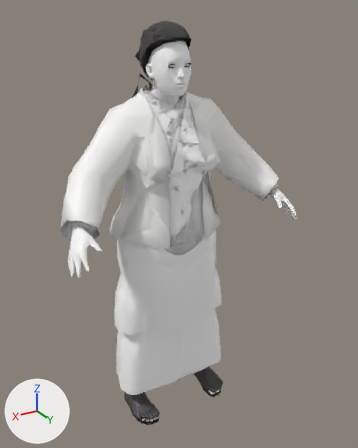
One commit to the glTF model assets/humans/f_heavy.glb: the scene before it, then after it.
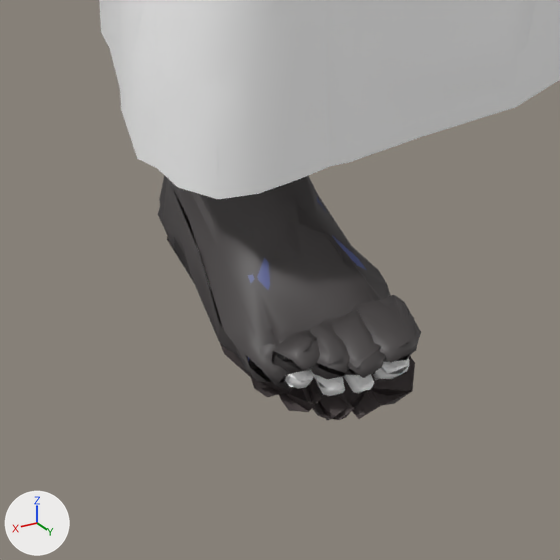
The first picture shows the older version from a 50 mm lens placed at (0.872, 1.58, 1.557), pointed at (-0.034, 0.069, 0.801). The close-ups show the older and then the newer version on the part from 29% to 50% of the width and 82% to 99% of the height of that picture. Only the edits that show in the close-ups are written down. Arrows for +X, +Y and +Z are at lower left; the lights stay in place. Vertices at exactly the same position are counted once.

Names of what the first close-up shows: 'L1_chappal_sole', 'L1_lungi', 'L1_saree', 'L1_shoes', 'L1_skin_feet', 'L2_chappal_sole', 'L2_lungi', 'L2_saree', 'L2_shoes' and 2 more.
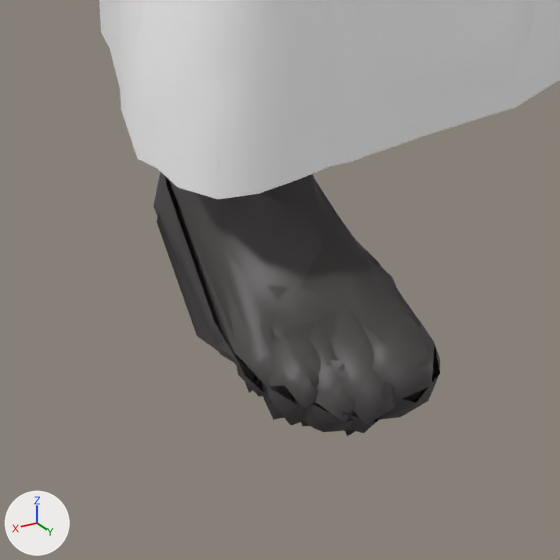
Location of each change, [x1, y1, x2, y2] in pixels of the close-ups (560 x 560 px):
'L1_shoes', reshaped (10% wider, 22% taller): before [159, 175, 421, 389]; after [153, 172, 440, 433]
'L2_shoes', reshaped (8% wider, 23% taller): before [158, 182, 414, 393]; after [157, 177, 434, 436]
'L1_chappal_sole', unchanged, covered by the edit: before [167, 236, 415, 420]
'L1_skin_feet', unchanged, covered by the edit: before [197, 247, 410, 396]
'L2_chappal_sole', unchanged, covered by the edit: before [255, 373, 412, 420]

Patch to the scene script:
```diff
--- a/assets/humans/f_heavy.glb.py
+++ b/assets/humans/f_heavy.glb.py
@@ me_l1_shoes @@
 # used by ob_l1_shoes; location = (0.0, 0.0, 0.0)
-me_l1_shoes.from_pydata(...)  # 580 vertices, 997 faces; spans x -0.22..0.22, y -0.019..0.198, z -0.007..0.074
+me_l1_shoes.from_pydata(...)  # 590 vertices, 1017 faces; spans x -0.223..0.223, y -0.022..0.209, z -0.02..0.093
+# me_l1_shoes part 1: the loose piece of 282 vertices spanning x 0.121..0.22, y -0.019..0.198, z -0.007..0.074 is rebuilt with 285 vertices and now spans x 0.116..0.223, y -0.022..0.209, z -0.02..0.093
+# other edits to the shape of me_l1_shoes do not show in these pictures
 me_l1_shoes.materials.append(mat_defaultmaterial_016)
@@ me_l2_shoes @@
 # used by ob_l2_shoes; location = (0.0, 0.0, 0.0)
-me_l2_shoes.from_pydata(...)  # 160 vertices, 248 faces; spans x -0.219..0.215, y -0.016..0.196, z -0.006..0.071
+me_l2_shoes.from_pydata(...)  # 162 vertices, 254 faces; spans x -0.222..0.226, y -0.017..0.208, z -0.022..0.089
+# me_l2_shoes part 2: the loose piece of 78 vertices spanning x 0.119..0.215, y -0.016..0.196, z -0.006..0.071 is rebuilt with 83 vertices and now spans x 0.115..0.226, y -0.017..0.208, z -0.022..0.089
+# other edits to the shape of me_l2_shoes do not show in these pictures
 me_l2_shoes.materials.append(mat_defaultmaterial_046)
```
